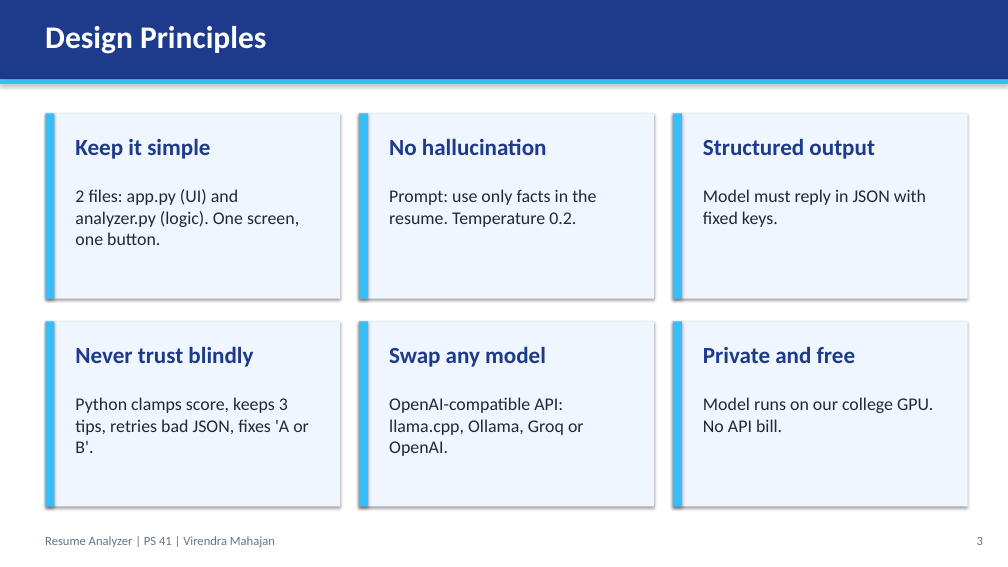
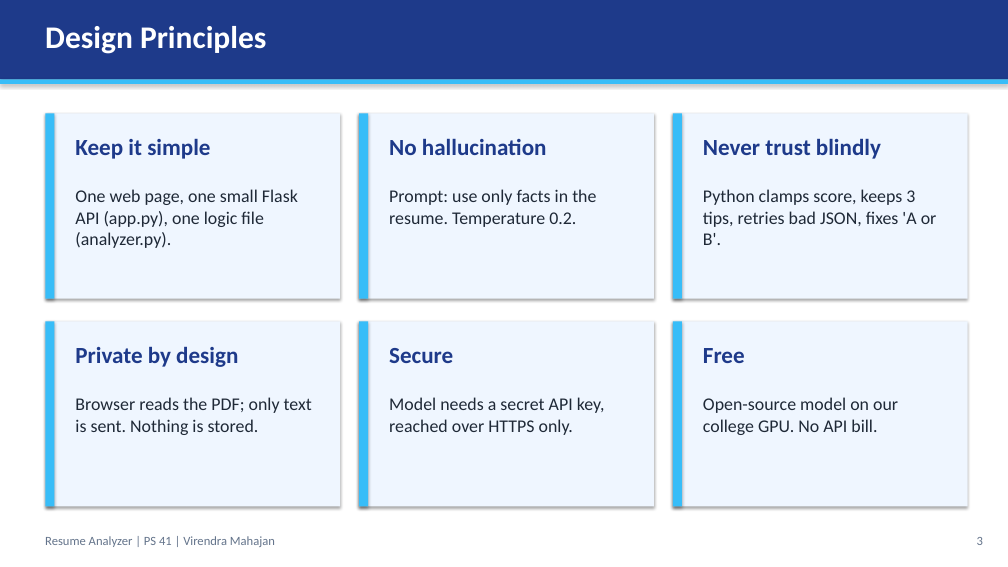
Before and after one commit to Kmennn/llm-ps41-ADT23SOCB1322, a slide deck: slide 3 of Presentation.pptx. Drawn at 1008x567 pixels with LibreOffice and Linux fonts; fonts in the diff are those of the drawing. Boxes give left, top, right and bottom in pixels: in the first picture for what was removed or moved away, otherwise in the second. Text is boxed around its words. In the diff, an @@ line names an element or a change of style, - is before the commit and + after.

```diff
--- a/Presentation.pptx
+++ b/Presentation.pptx
@@ text at [703,138,881,159]: text changed @@
-Structured output
+Never trust blindly
@@ text at [75,189,298,248]: text changed @@
-2 files: app.py (UI) and analyzer.py (logic). One screen, one button.
+One web page, one small Flask API (app.py), one logic file (analyzer.py).
@@ text at [703,189,937,245]: text changed @@
-Model must reply in JSON with fixed keys.
+Python clamps score, keeps 3 tips, retries bad JSON, fixes 'A or B'.
@@ text at [75,346,238,367]: text changed @@
-Never trust blindly
+Private by design
@@ text at [389,348,453,363]: text changed @@
-Swap any model
+Secure
@@ text at [703,348,745,363]: text changed @@
-Private and free
+Free
@@ text at [75,397,312,435]: text changed @@
-Python clamps score, keeps 3 tips, retries bad JSON, fixes 'A or B'.
+Browser reads the PDF; only text is sent. Nothing is stored.
@@ text at [389,397,605,435]: text changed @@
-OpenAI-compatible API: llama.cpp, Ollama, Groq or OpenAI.
+Model needs a secret API key, reached over HTTPS only.
@@ text at [703,397,898,435]: text changed @@
-Model runs on our college GPU. No API bill.
+Open-source model on our college GPU. No API bill.
```
Also in this commit, not shown: 13 other slides changed, 24 other files.
